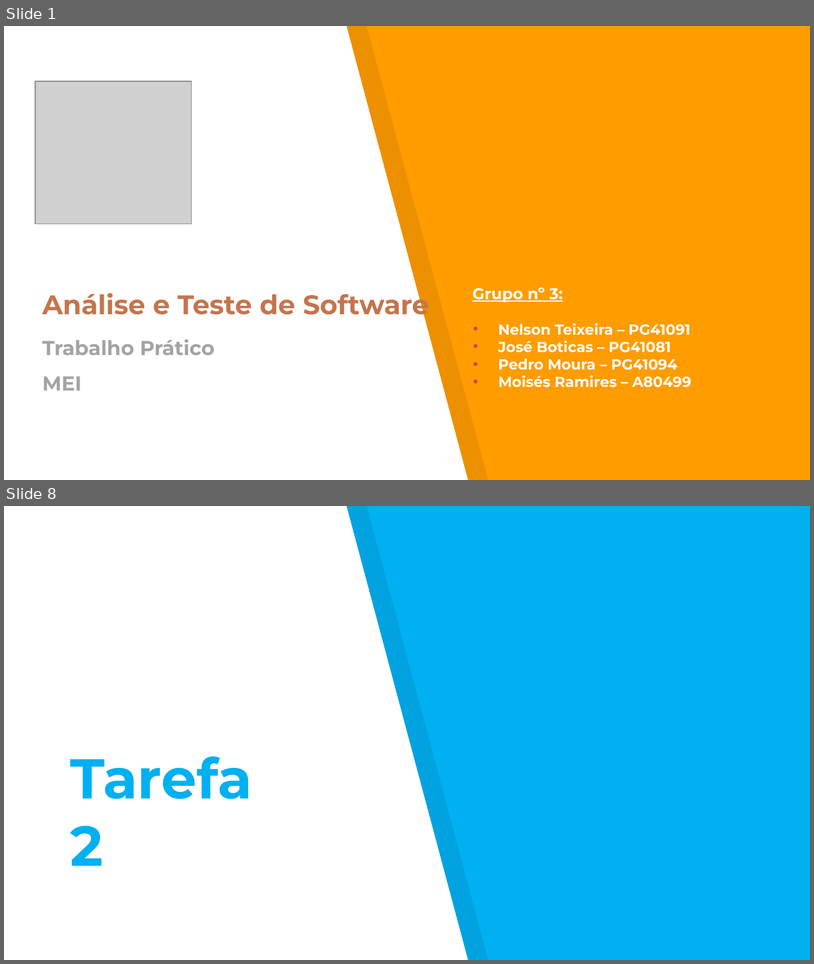
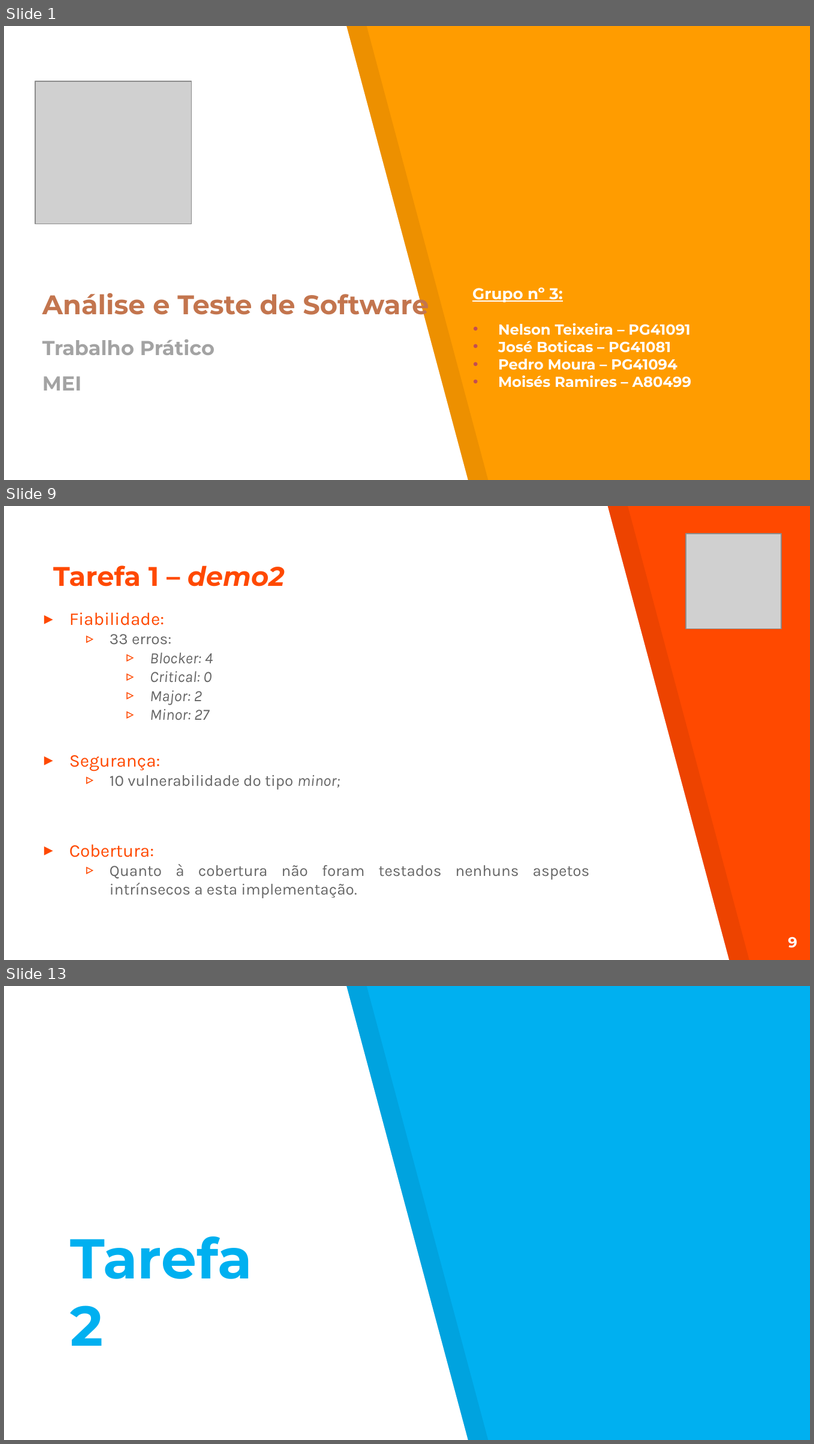
Before and after one commit to Nelson198/ATS, a slide deck: Apresentação.pptx. Shown one above the other, each under a label of ours: slides 1 and 8 before the commit, slides 1, 9 and 13 after it; the slides between them are not shown. The pictures are 814x964 and 814x1444 pixels, drawn with LibreOffice and Linux fonts; fonts in the diff are those of the drawing; grey boxes stand for pictures. Boxes give left, top, right and bottom in pixels: in the first picture for what was removed or moved away, otherwise in the second. Text is boxed around its words. In the diff, an @@ line names an element or a change of style, - is before the commit and + after.

Commit message:
#71 Commit: Relatório + PPT     --> Correção de uma gralha no relatório;     --> PPT: Introdução e Tarefa 1.

```diff
--- a/Apresentação.pptx
+++ b/Apresentação.pptx
@@ slide 9 added at [4, 506, 810, 960], background #FF4900 @@
@@ freeform shape added at [4, 506, 730, 960], fill #FFFFFF @@
@@ freeform shape added at [24, 506, 750, 960], fill #000000 at 7% opacity @@
@@ picture added at [686, 534, 782, 628] @@
@@ title added at [53, 565, 284, 586], 24 pt, text #FF4900, bold @@
+Tarefa 1 – demo2
@@ text added at [69, 612, 590, 898], 14 pt, text #666666 @@
+▸ Fiabilidade:
+  ▹ 33 erros:
+    ▹ Blocker: 4
+    ▹ Critical: 0
+    ▹ Major: 2
+    ▹ Minor: 27
+▸ Segurança:
+  ▹ 10 vulnerabilidade do tipo minor;
+▸ Cobertura:
+  ▹ Quanto à cobertura não foram testados nenhuns aspetos intrínsecos a esta implementação.
@@ page number added at [788, 936, 797, 948], 13 pt, text #FFFFFF, bold @@
+9
@@ what was slide 8 is now slide 13 @@
```
Also in this commit, not shown: 5 slides changed, 6 other slides added, 2 slides removed, 2 other files.
